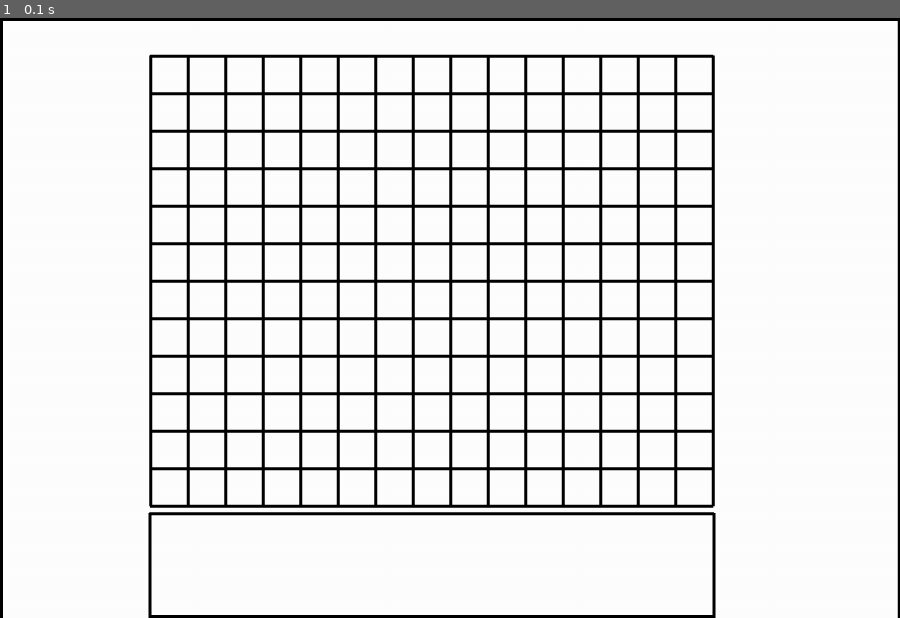
Above: before the commit, frame 1.
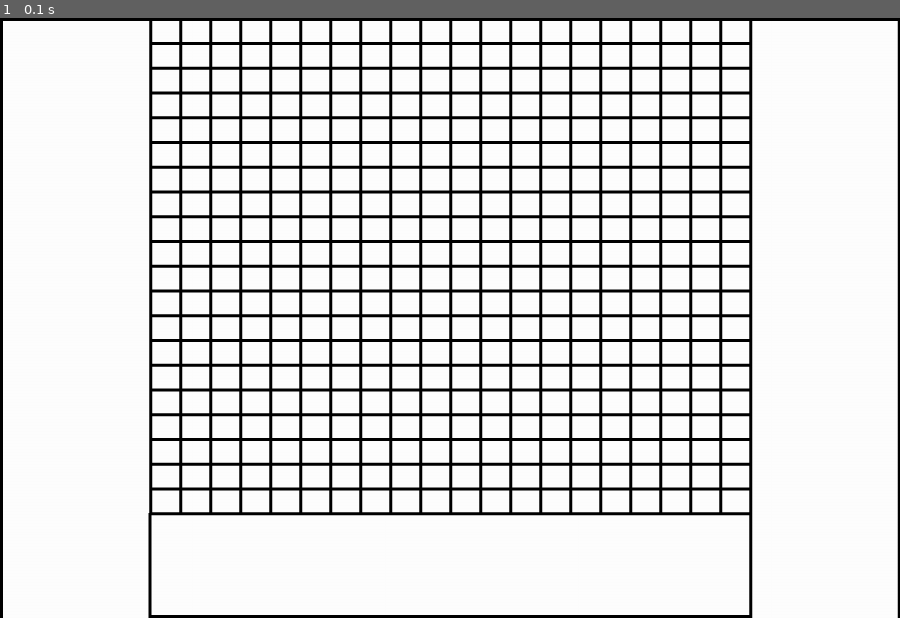
Above: after the commit, the same moment.

Repository: TheRicardo311/Project2Groep5
Game: pygame game, started from Muhammed/ProjectOP2.py
Two runs of this game, one before a commit and one after it. Both use one fixed random seed, a clock stepped at 60 frames per second and the inputs below.
Inputs:
- Up to frame 1 (0.1 s): no input

The runs differ from the first frame. In frame 1, 20% of the frame differs, in the area x 16-84%, y 0-100%.

Commit message:
Nieuwe versie GRID 20x20

Diff:
--- a/Muhammed/ProjectOP2.py
+++ b/Muhammed/ProjectOP2.py
@@ -22,25 +22,21 @@
         pygame.draw.lines(screen,black,True,[(1200,0),(1200,800)], 8)
         pygame.draw.lines(screen,black,True,[(199,660),(951,660)], 4)
         pygame.draw.lines(screen,black,True,[(199,660),(199,800)], 4)
-        pygame.draw.lines(screen,black,True,[(951,660),(951,800)], 4)
-        pygame.draw.lines(screen,black,True,[(199,797),(951,797)], 4)
+        pygame.draw.lines(screen,black,True,[(1000,660),(1000,800)], 4)
+        pygame.draw.lines(screen,black,True,[(199,797),(1000,797)], 4)
+
         hor()
         ver()
         pygame.display.update()
         pygame.display.flip()
 
 def hor():
-    for y in range(650,0,-50):
-        pygame.draw.lines(screen,black,True,[(200,y),(950,y)], 4)
+    for y in range(660,0,-33):
+        pygame.draw.lines(screen,black,True,[(200,y),(1000,y)], 4)
 
 def ver():
-    for x in range(200,1000,50):
-        pygame.draw.lines(screen,black,True,[(x,50),(x,650)],4)
-
-def checkcor():
-    if x > (650,200) and x <(600,150):
-        a = a[1]
-#pie
+    for x in range(200,1010,40):
+        pygame.draw.lines(screen,black,True,[(x,0),(x,660)],4)
 
 
 program()
